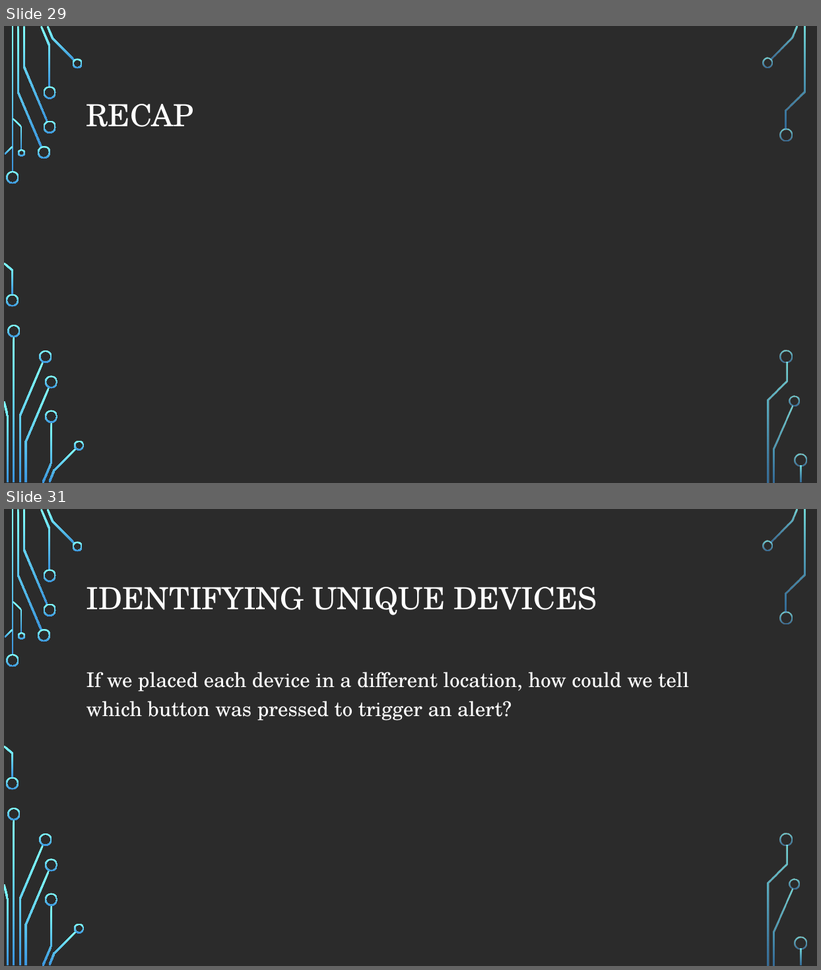
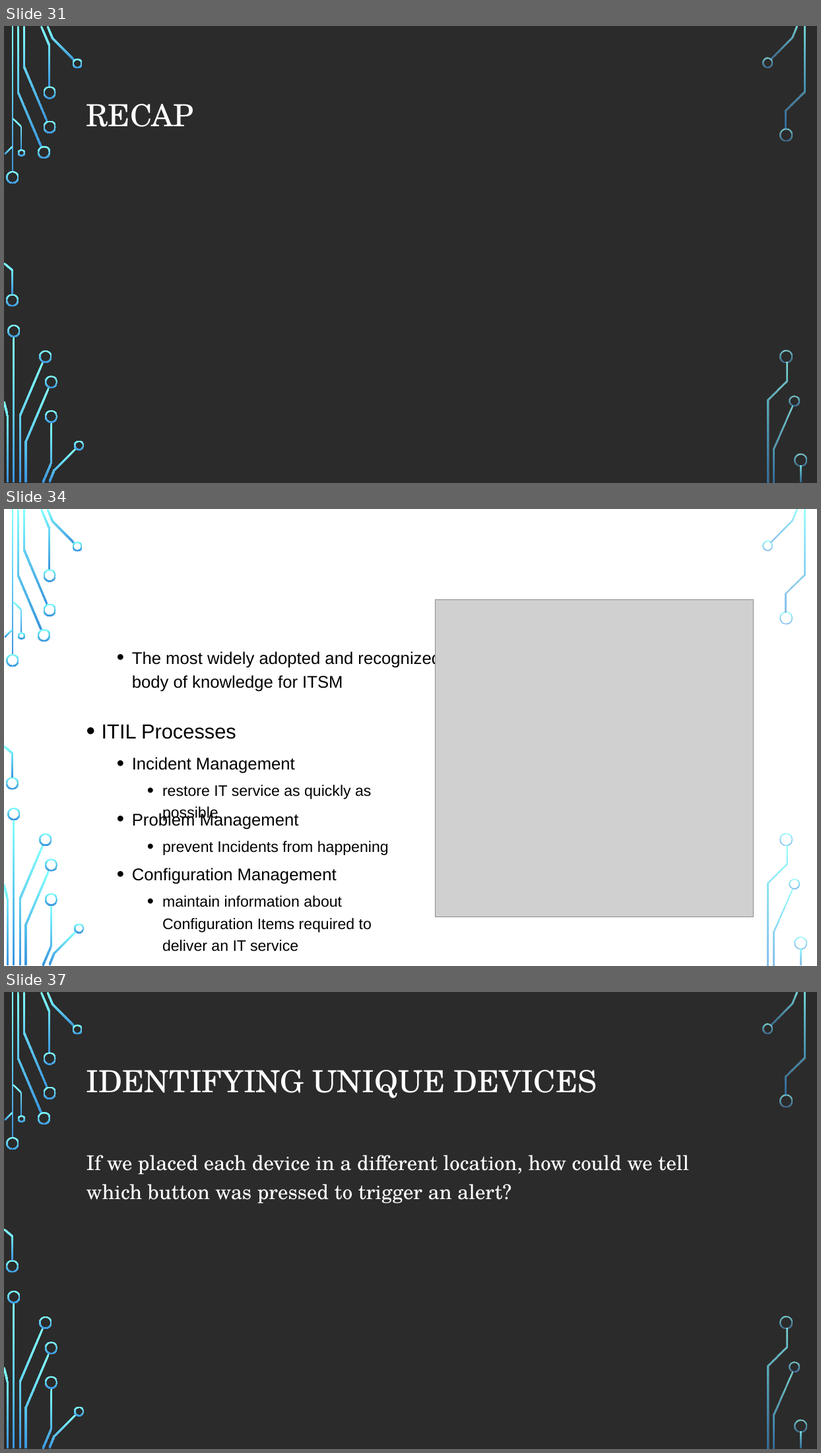
Before and after one commit to andrewjvelez/smap, a slide deck: docs/SMAP Materials Unbranded.pptx. Shown one above the other, each under a label of ours: slides 29 and 31 before the commit, slides 31, 34 and 37 after it; the slides between them are not shown. The pictures are 821x970 and 821x1453 pixels, drawn with LibreOffice and Linux fonts; fonts in the diff are those of the drawing; grey boxes stand for pictures; background and template pictures are left out; a plain dark background stands for a picture behind light text. Boxes give left, top, right and bottom in pixels: in the first picture for what was removed or moved away, otherwise in the second. Text is boxed around its words. In the diff, an @@ line names an element or a change of style, - is before the commit and + after.

Commit message:
Added Service Management slides

```diff
--- a/docs/SMAP Materials Unbranded.pptx
+++ b/docs/SMAP Materials Unbranded.pptx
@@ slide 34 added at (4,509,817,966), background picture (left out); not listed: 36 template elements that a slide beside it also shows @@
@@ picture added at (436,599,754,917) @@
@@ text added at (81,608,741,706), 24 pt, text #FFFFFF @@
+• What is ITIL?
@@ text added at (132,650,441,692), 20 pt, text #000000 @@
+  • The most widely adopted and recognized body of knowledge for ITSM
@@ text added at (102,724,236,739), 24 pt, text #000000 @@
+• ITIL Processes
@@ text added at (132,757,371,822), 18 pt, text #000000 @@
+  • Incident Management
+    • restore IT service as quickly as possible
@@ title added at (200,785,299,830), 36 pt, text #FFFFFF @@
+IT Service Management (ITSM)
@@ text added at (132,812,389,855), 18 pt, text #000000 @@
+  • Problem Management
+    • prevent Incidents from happening
@@ text added at (132,868,372,952), 18 pt, text #000000 @@
+  • Configuration Management
+    • maintain information about Configuration Items required to deliver an IT service
@@ what was slide 29 is now slide 31 @@
@@ what was slide 31 is now slide 37 @@
```
Also in this commit, not shown: 4 slides changed, 6 other slides added, 1 slide removed.
